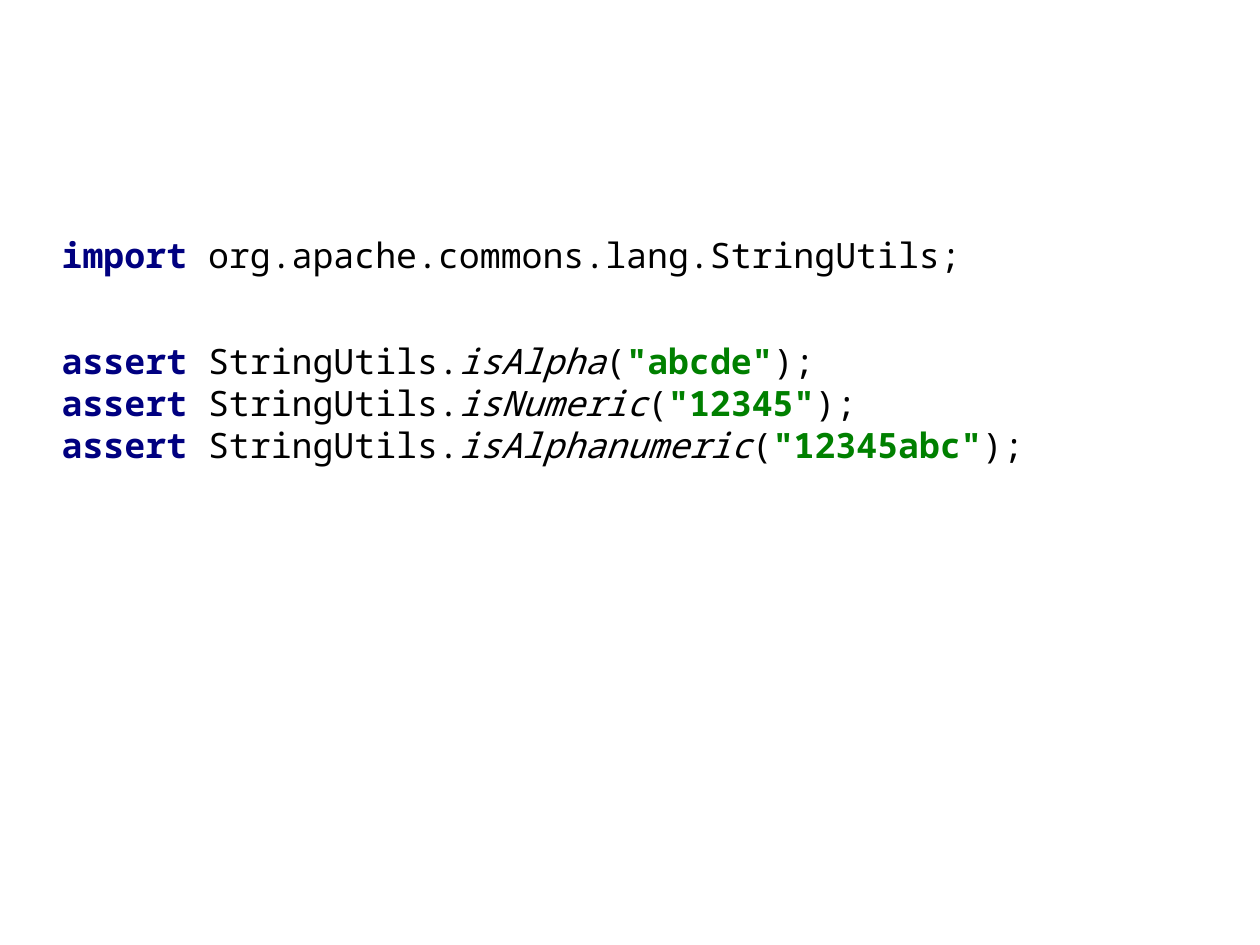
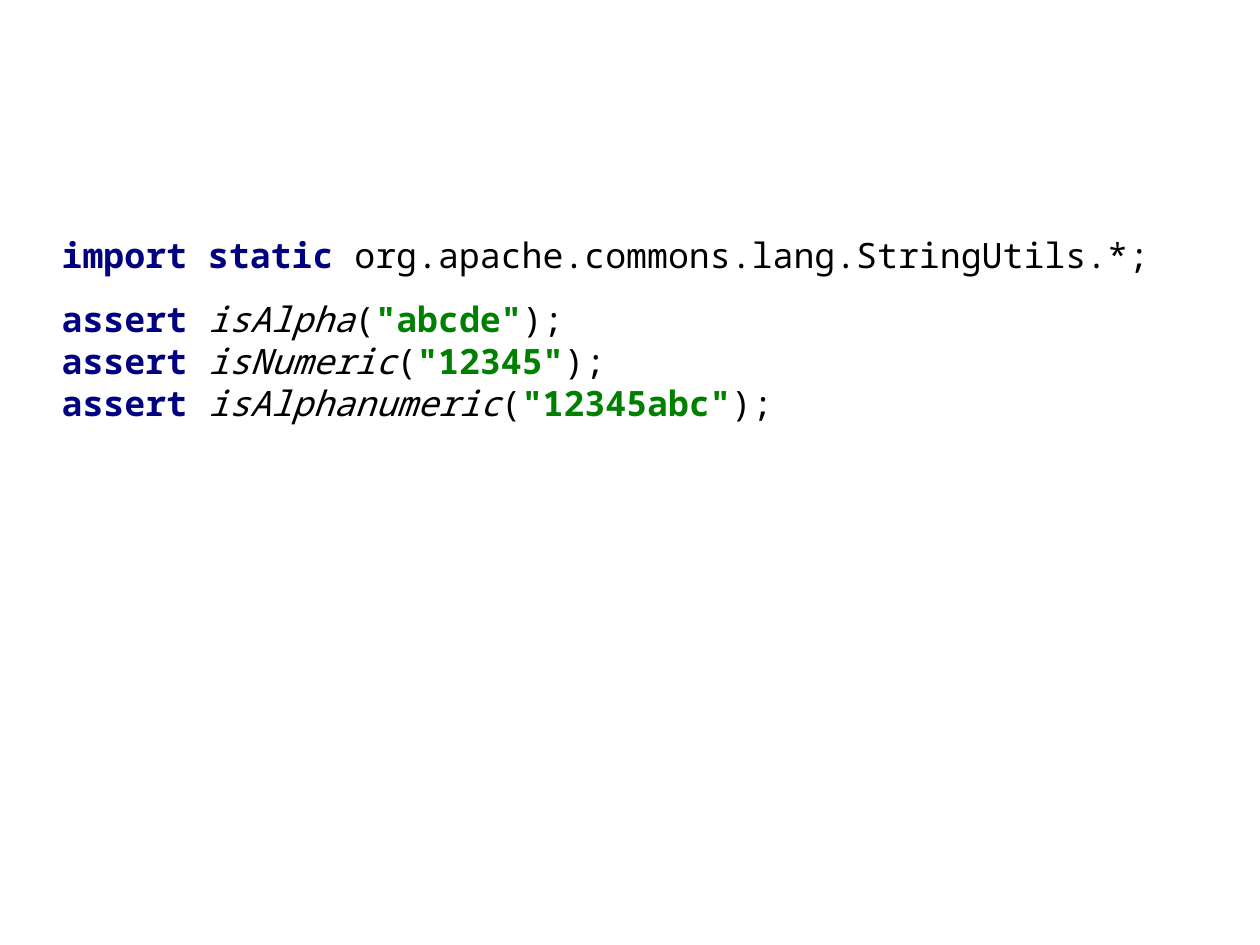
Before and after one commit to HamletDRC/presentations, a slide deck: slide 8 of javaboilerplatebusters/BoilerPlateBusters_33rdDegree.odp (slide 10 before the commit). Drawn at 1260x945 pixels with LibreOffice and Linux fonts; fonts in the diff are those of the drawing; background and template pictures are left out. Boxes give left, top, right and bottom in pixels: in the first picture for what was removed or moved away, otherwise in the second. Text is boxed around its words. In the diff, an @@ line names an element or a change of style, - is before the commit and + after.

```diff
--- a/javaboilerplatebusters/BoilerPlateBusters_33rdDegree.odp
+++ b/javaboilerplatebusters/BoilerPlateBusters_33rdDegree.odp
@@ subtitle at <box>62,241,1149,425</box>: text changed @@
-import org.apache.commons.lang.StringUtils;
-assert StringUtils.isAlpha("abcde");
-assert StringUtils.isNumeric("12345");
-assert StringUtils.isAlphanumeric("12345abc");
+import static org.apache.commons.lang.StringUtils.*;
+assert isAlpha("abcde");
+assert isNumeric("12345");
+assert isAlphanumeric("12345abc");
```
Also in this commit, not shown: 29 other slides changed, 1 slide added, 2 slides removed.
